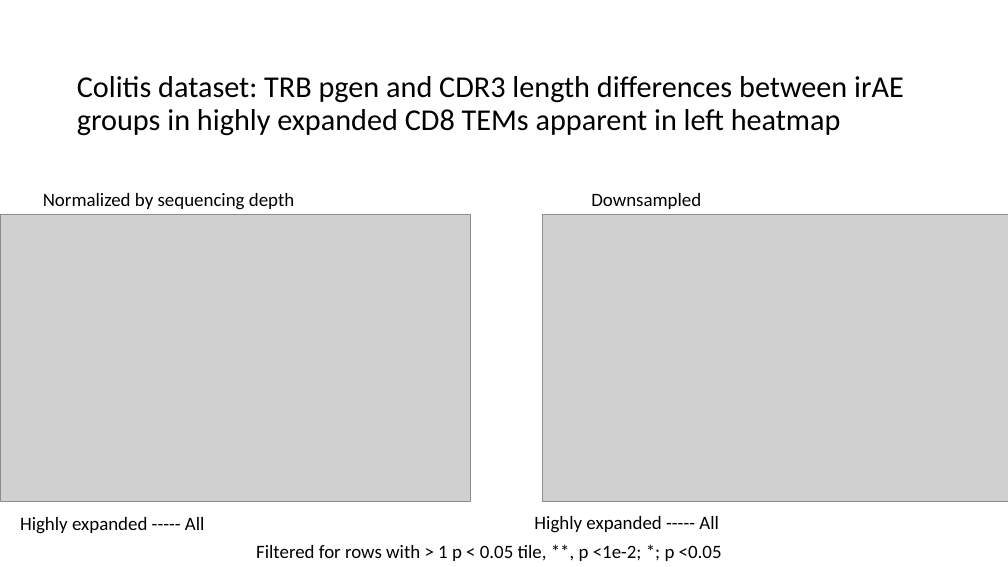
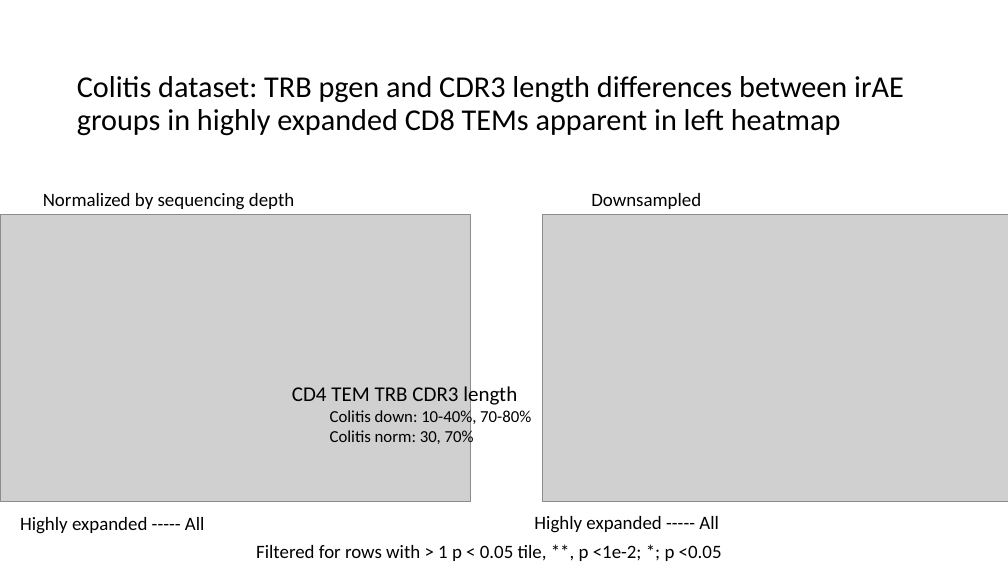
Before and after one commit to tybottorff/bottorffdocs, a slide deck: slide 8 of linsley_postdoc/presentations/weekly_meetings/1_10_24.pptx. Drawn at 1008x567 pixels with LibreOffice and Linux fonts; fonts in the diff are those of the drawing; grey boxes stand for pictures. Boxes give left, top, right and bottom in pixels: in the first picture for what was removed or moved away, otherwise in the second. Text is boxed around its words. In the diff, an @@ line names an element or a change of style, - is before the commit and + after.

Commit message:
Update presentations, padj, donor bias for abundance differences

```diff
--- a/linsley_postdoc/presentations/weekly_meetings/1_10_24.pptx
+++ b/linsley_postdoc/presentations/weekly_meetings/1_10_24.pptx
@@ text added at [292, 383, 531, 446], 16 pt, text #000000 @@
+CD4 TEM TRB CDR3 length
+  Colitis down: 10-40%, 70-80%
+  Colitis norm: 30, 70%
```
Also in this commit, not shown: 1 other file.
